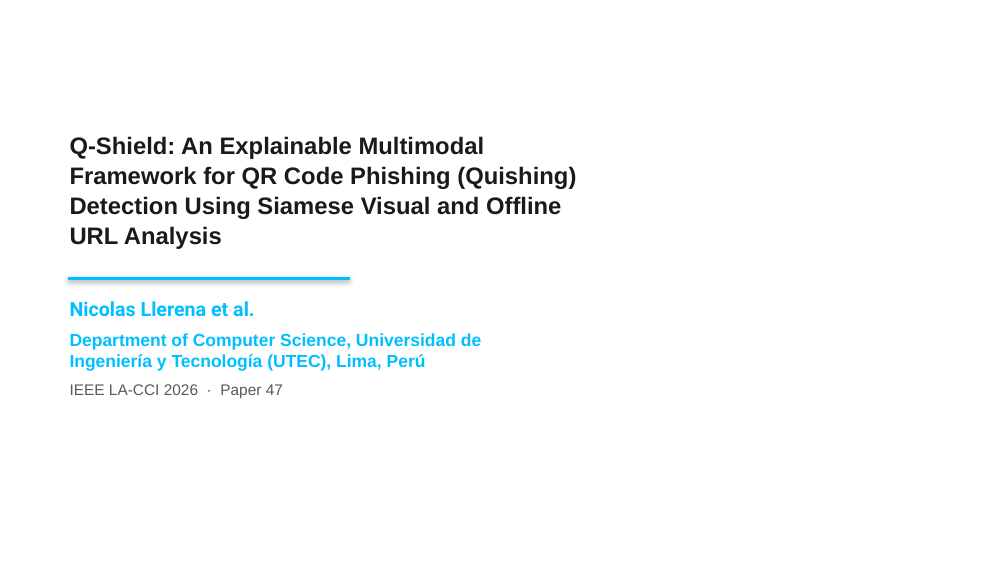
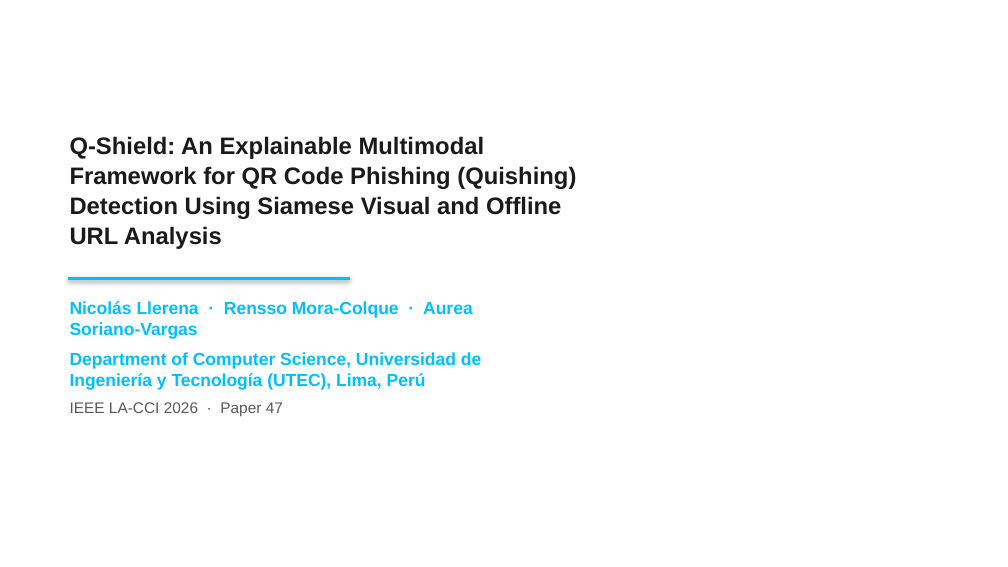
Before and after one commit to nicolasllerenas/Multimodal-Quishing-Detection-Framework, a slide deck: slide 1 of Q-Shield_LACCI2026_Presentacion.pptx. Drawn at 1008x567 pixels with LibreOffice and Linux fonts; fonts in the diff are those of the drawing; background and template pictures are left out. Boxes give left, top, right and bottom in pixels: in the first picture for what was removed or moved away, otherwise in the second. Text is boxed around its words. In the diff, an @@ line names an element or a change of style, - is before the commit and + after.

```diff
--- a/Q-Shield_LACCI2026_Presentacion.pptx
+++ b/Q-Shield_LACCI2026_Presentacion.pptx
@@ text at bbox=[70, 301, 473, 339]: text changed; size 14 to 12.5 pt; font Roboto to Arial @@
-Nicolas Llerena et al.
+Nicolás Llerena · Rensso Mora-Colque · Aurea Soriano-Vargas
```
Also in this commit, not shown: 18 other slides changed, 4 slides added, 3 other files.
